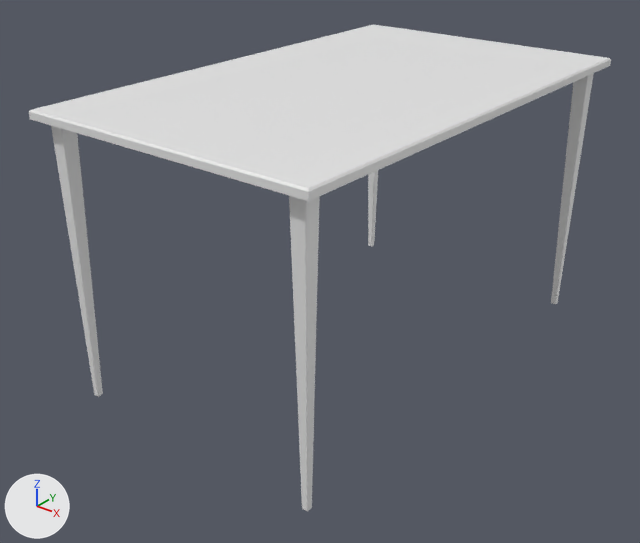
The FBX model Editor/Assets/IronWrought/Mesh/Props/En_P_Kitchen_table5.fbx: old version first, new version second.
Before and after are seen from a camera (50 mm lens) standing at (1.626, -2.186, 1.621) and looking at (-0.032, -0.113, 0.336). The lights are fixed; the arrows at lower left show +X, +Y and +Z. Materials are left out; every surface is plain grey. Where no turn or scale is listed for an object, it has been applied to the vertices.

Names of what the first picture shows: 'En_P_Kitchen_table5'.
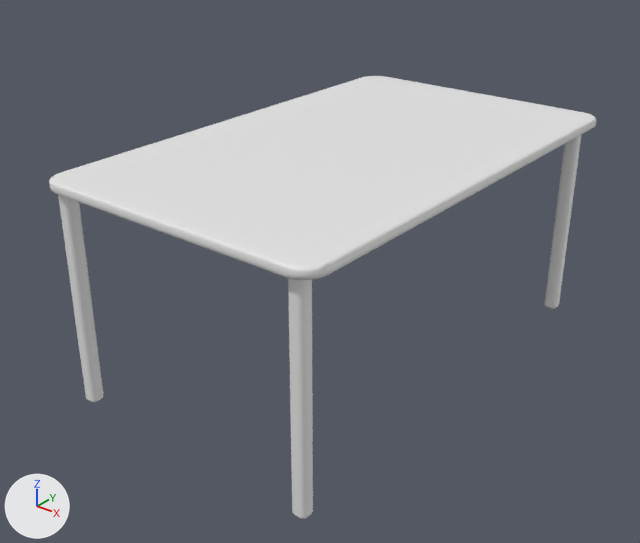
Boxes [x1, y1, x2, y2] around the edits, measured in the pictures (640 x 543 px):
'En_P_Kitchen_table5', reshaped, moved (6% narrower, 9% shorter): before [29, 24, 611, 511]; after [49, 76, 596, 519]
part 1 of me_mesh, added: after [49, 76, 596, 280]
part 2 of me_mesh, deleted: before [29, 24, 611, 201]
part 3 of me_mesh, built on: before [51, 126, 320, 511]; after [58, 195, 313, 519]
part 4 of me_mesh, built on: before [368, 73, 594, 304]; after [545, 134, 582, 309]

The change, as a diff of the scene's bpy script:
```diff
--- a/Editor/Assets/IronWrought/Mesh/Props/En_P_Kitchen_table5.fbx.py
+++ b/Editor/Assets/IronWrought/Mesh/Props/En_P_Kitchen_table5.fbx.py
@@ me_mesh @@
 # used by ob_en_p_kitchen_table5; location = (0.0, 0.0, 0.016)
-me_mesh.from_pydata(...)  # 92 vertices, 78 faces; spans x -0.5..0.5, y -0.81..0.81, z 0.0..0.94
+me_mesh.from_pydata(...)  # 490 vertices, 431 faces; spans x -0.5..0.5, y -0.81..0.81, z 0.0..0.76
+# me_mesh part 1: a new loose piece of 170 vertices spanning x -0.5..0.5, y -0.81..0.81, z 0.72..0.76
+# me_mesh part 2: the loose piece of 12 vertices spanning x -0.5..0.5, y -0.81..0.81, z 0.91..0.94 is deleted
+# me_mesh part 3: 20 vertices moved from x -0.44..0.46, y -0.78..-0.73, z 0.0..0.93 to x -0.46..0.45, y -0.77..-0.74, z 0.0..0.74; 15 vertices removed from x -0.46..0.46, y -0.78..-0.73, z 0.0..0.93; 135 vertices added at x -0.47..0.45, y -0.79..-0.74, z 0.0..0.74
+# me_mesh part 4: 6 vertices moved from x -0.44..0.44, y 0.74..0.76, z 0.0 to x -0.44..0.44, y 0.73..0.76, z 0.0; 23 vertices removed from x -0.46..0.46, y 0.73..0.78, z 0.0..0.93; 143 vertices added at x -0.47..0.45, y 0.73..0.78, z 0.0..0.74
+# me_mesh part 5: the surface is now shaded smooth
@@ ob_en_p_kitchen_table5 @@
 ob_en_p_kitchen_table5 = bpy.data.objects.new('En_P_Kitchen_table5', me_mesh)
-ob_en_p_kitchen_table5.location = (0.0, 0.0, 0.016)
+ob_en_p_kitchen_table5.location = (0.0, 0.0, 0.0)
```
